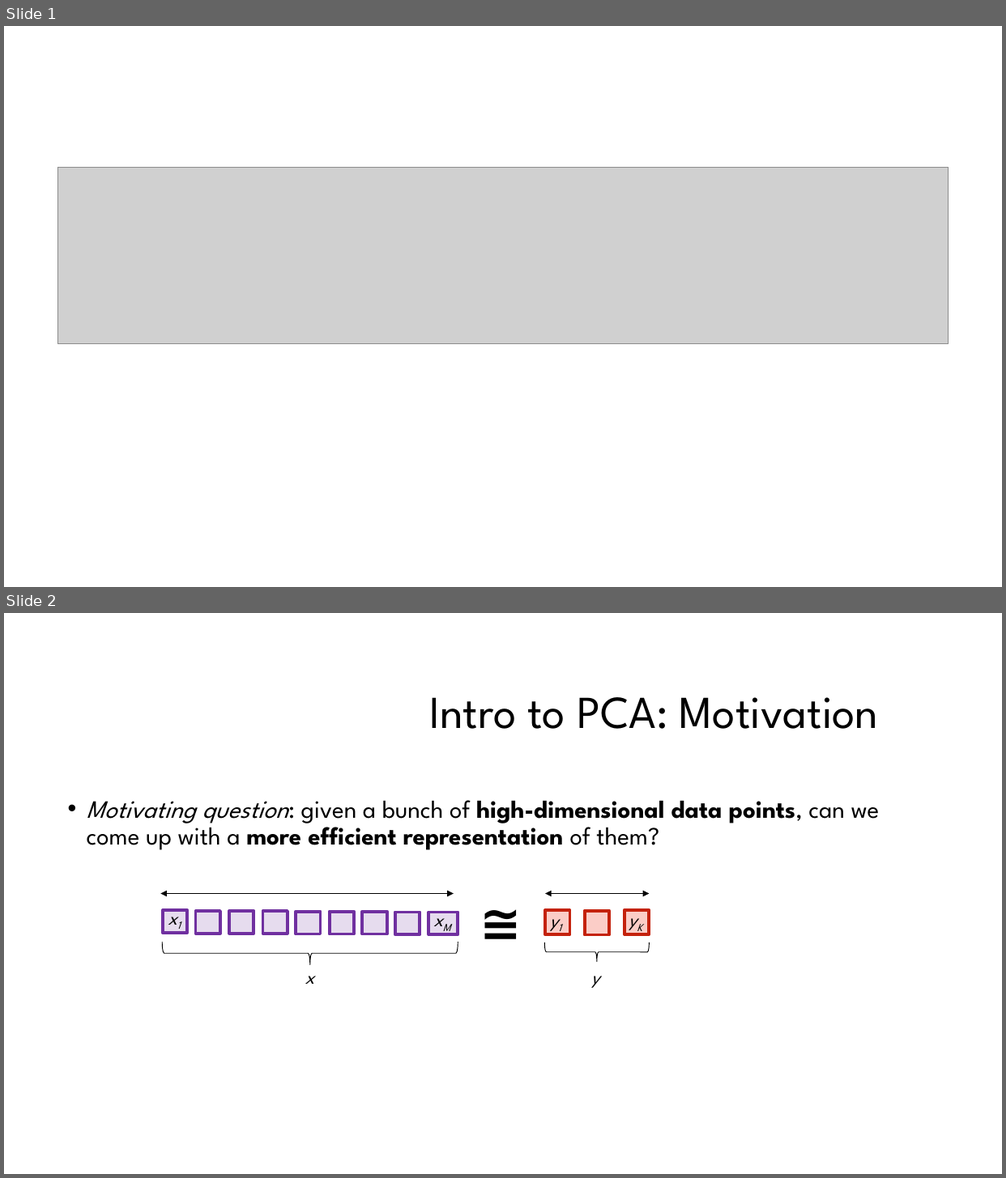
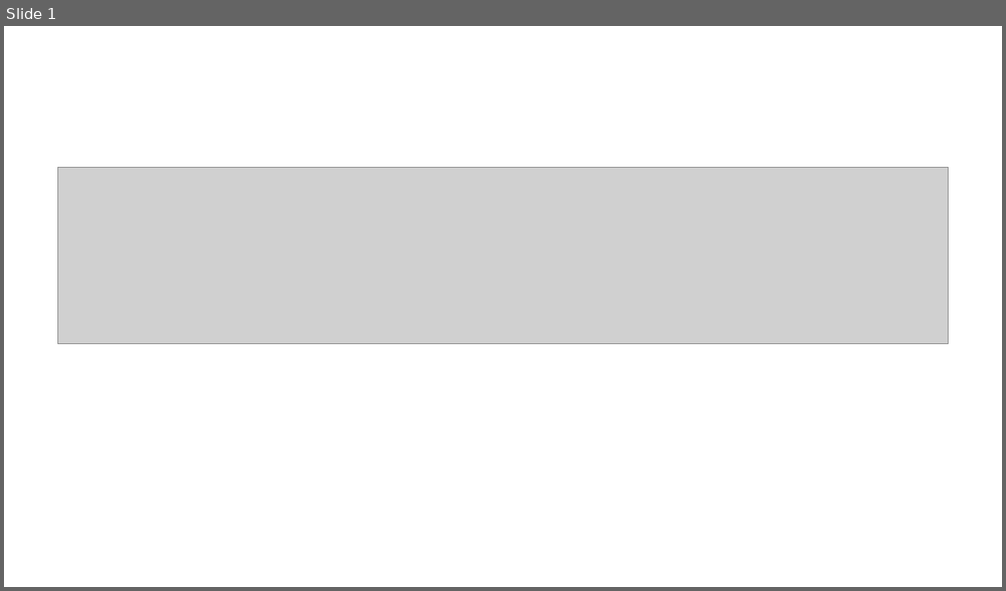
Before and after one commit to jmp448/genomic-data-science, a slide deck: PCA Presentation.pptx. Shown one above the other, each under a label of ours: slides 1 and 2 before the commit, slide 1 after it. The pictures are 1006x1178 and 1006x591 pixels, drawn with LibreOffice and Linux fonts; fonts in the diff are those of the drawing; grey boxes stand for pictures; background and template pictures are left out. Boxes give left, top, right and bottom in pixels: in the first picture for what was removed or moved away, otherwise in the second. Text is boxed around its words. In the diff, an @@ line names an element or a change of style, - is before the commit and + after.

```diff
--- a/PCA Presentation.pptx
+++ b/PCA Presentation.pptx
@@ slide 2 removed at bbox=[4, 613, 1002, 1174], background #FFFFFF @@
@@ text removed at bbox=[429, 697, 879, 729] @@
-Intro to PCA: Motivation
@@ text removed at bbox=[87, 800, 880, 850] @@
-• Motivating question: given a bunch of high-dimensional data points, can we come up with a more efficient representation of them?
@@ text removed at bbox=[160, 903, 196, 933] @@
-x1
@@ double arrow removed from (160, 894) to (454, 894) @@
@@ text removed at bbox=[473, 888, 549, 956] @@
-≅
@@ double arrow removed from (545, 894) to (650, 894) @@
@@ rectangle removed at bbox=[163, 910, 187, 933] @@
@@ rectangle removed at bbox=[196, 911, 220, 934] @@
@@ rectangle removed at bbox=[229, 911, 254, 934] @@
@@ rectangle removed at bbox=[263, 911, 288, 934] @@
@@ rectangle removed at bbox=[296, 912, 321, 934] @@
@@ rectangle removed at bbox=[330, 912, 355, 934] @@
@@ rectangle removed at bbox=[363, 912, 387, 934] @@
@@ rectangle removed at bbox=[395, 913, 420, 935] @@
@@ text removed at bbox=[426, 905, 477, 935] @@
-xM
@@ rectangle removed at bbox=[429, 913, 458, 935] @@
@@ text removed at bbox=[543, 905, 577, 935] @@
-y1
@@ rectangle removed at bbox=[545, 910, 570, 934] @@
@@ rectangle removed at bbox=[585, 911, 610, 935] @@
@@ text removed at bbox=[621, 905, 656, 935] @@
-yK
@@ rectangle removed at bbox=[624, 910, 650, 934] @@
@@ right brace removed at bbox=[162, 942, 458, 965] @@
@@ right brace removed at bbox=[544, 943, 650, 962] @@
@@ text removed at bbox=[305, 964, 315, 984] @@
-x
@@ text removed at bbox=[591, 976, 600, 988] @@
-y
```
Also in this commit, not shown: 25 slides added, 1 other slide removed, 2 other files.
